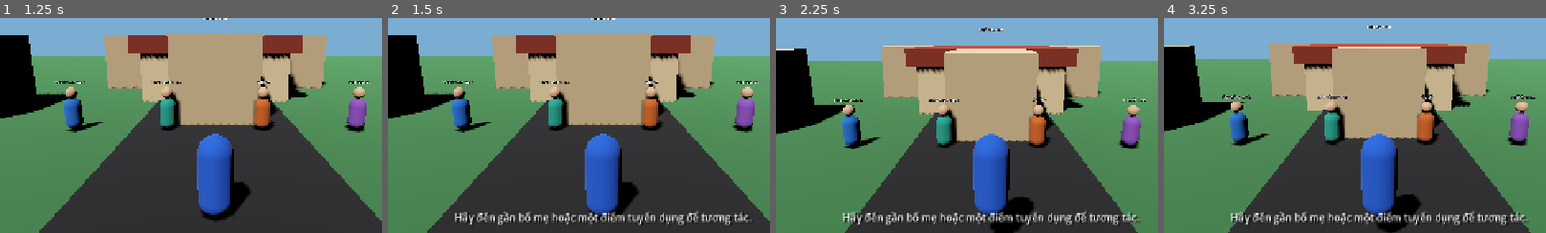
Above: before the commit, frames 1-4 (left to right).
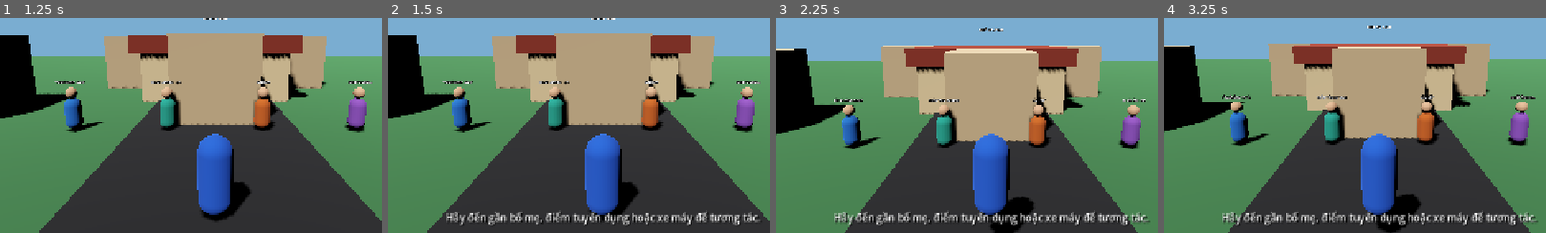
Above: after the commit, the same moments.

Repository: temu838655-dev/Vi-t-Nam-Du-L-ch
Game: Godot game, scene res://scenes/main.tscn
Same seed, same stepped clock (60 frames per second), same inputs: the game is played once before the commit and once after it.
Inputs:
- Up to frame 1 (1.25 s): click "BẮT ĐẦU HÀNH TRÌNH MỚI" at 0.5 s
- Up to frame 2 (1.5 s): click "TƯƠNG TÁC" at 1.25 s
- Up to frame 3 (2.25 s): click "NHẢY" at 2 s
- Up to frame 4 (3.25 s): click "NHẢY" at 2.75 s
The pictures show only the part of the screen within x 22-72%, y 30-80%; the shares and areas given below are measured in that part.

Frame 1 is identical in both runs. In frame 2, 2.6% of the frame differs, in the area x 15-98%, y 89-97%; in frame 3, 2.7%; in frame 4, 2.6%.

Commit message:
Add player motorbike riding controls

Diff:
--- a/Godot/scripts/player.gd
+++ b/Godot/scripts/player.gd
@@ -7,20 +7,23 @@
 @export var gravity: float = 22.0
 var camera_pivot: Node3D
 var camera: Camera3D
+var player_visual: MeshInstance3D
 var mobile_input := Vector2.ZERO
 var look_delta := Vector2.ZERO
+var current_vehicle: Node3D
 
 func _ready() -> void:
+	add_to_group("player")
 	var capsule := CapsuleMesh.new()
 	capsule.radius = 0.38
 	capsule.height = 1.8
-	var visual := MeshInstance3D.new()
-	visual.mesh = capsule
+	player_visual = MeshInstance3D.new()
+	player_visual.mesh = capsule
 	var mat := StandardMaterial3D.new()
 	mat.albedo_color = Color(0.12, 0.32, 0.75)
-	visual.material_override = mat
-	visual.position.y = 0.9
-	add_child(visual)
+	player_visual.material_override = mat
+	player_visual.position.y = 0.9
+	add_child(player_visual)
 	var collision := CollisionShape3D.new()
 	var shape := CapsuleShape3D.new()
 	shape.radius = 0.38
@@ -43,6 +46,36 @@
 func add_mobile_look(value: Vector2) -> void:
 	look_delta += value
 
+func enter_vehicle(vehicle: Node3D) -> String:
+	if is_instance_valid(current_vehicle):
+		return "Bạn đang sử dụng một phương tiện rồi."
+	if not is_instance_valid(vehicle) or global_position.distance_to(vehicle.global_position) > 4.0:
+		return "Hãy đến gần xe máy hơn."
+	current_vehicle = vehicle
+	velocity = Vector3.ZERO
+	player_visual.visible = false
+	camera_pivot.position.y = 1.4
+	camera.position = Vector3(0, 2.7, 7.0)
+	vehicle.call("set_rider", self)
+	return "Bạn đã lên xe máy. Dùng cần điều khiển bên trái để chạy, vuốt bên phải để xoay camera. Nhấn TƯƠNG TÁC để xuống xe."
+
+func exit_vehicle() -> String:
+	if not is_instance_valid(current_vehicle):
+		current_vehicle = null
+		return "Bạn hiện không ở trên xe."
+	var vehicle := current_vehicle
+	current_vehicle = null
+	vehicle.call("clear_rider")
+	global_position += global_transform.basis.x * 1.15
+	velocity = Vector3.ZERO
+	player_visual.visible = true
+	camera_pivot.position.y = 1.55
+	camera.position = Vector3(0, 2.2, 5.5)
+	return "Bạn đã xuống xe máy. Xe được giữ lại tại vị trí này."
+
+func is_riding_vehicle() -> bool:
+	return is_instance_valid(current_vehicle)
+
 func interact_nearby() -> void:
 	var closest: Node3D
 	var closest_distance := 3.8
@@ -58,19 +91,33 @@
 		GameState.save_game(global_position, rotation.y)
 		interaction_message.emit(message)
 	else:
-		interaction_message.emit("Hãy đến gần bố mẹ hoặc một điểm tuyển dụng để tương tác.")
+		interaction_message.emit("Hãy đến gần bố mẹ, điểm tuyển dụng hoặc xe máy để tương tác.")
 
 func _physics_process(delta: float) -> void:
 	var input := Input.get_vector("move_left", "move_right", "move_forward", "move_back")
 	if mobile_input.length() > 0.05:
 		input = mobile_input
-	var direction := (transform.basis * Vector3(input.x, 0, input.y)).normalized()
-	velocity.x = move_toward(velocity.x, direction.x * move_speed, acceleration * delta)
-	velocity.z = move_toward(velocity.z, direction.z * move_speed, acceleration * delta)
-	if not is_on_floor():
-		velocity.y -= gravity * delta
-	elif Input.is_action_just_pressed("jump"):
-		velocity.y = 6.0
+
+	if is_instance_valid(current_vehicle):
+		var throttle := -input.y
+		if absf(throttle) > 0.05:
+			rotate_y(-input.x * 1.65 * delta)
+		var bike_direction := -global_transform.basis.z * throttle
+		velocity.x = move_toward(velocity.x, bike_direction.x * 12.0, 26.0 * delta)
+		velocity.z = move_toward(velocity.z, bike_direction.z * 12.0, 26.0 * delta)
+		if not is_on_floor():
+			velocity.y -= gravity * delta
+		else:
+			velocity.y = 0.0
+	else:
+		var direction := (transform.basis * Vector3(input.x, 0, input.y)).normalized()
+		velocity.x = move_toward(velocity.x, direction.x * move_speed, acceleration * delta)
+		velocity.z = move_toward(velocity.z, direction.z * move_speed, acceleration * delta)
+		if not is_on_floor():
+			velocity.y -= gravity * delta
+		elif Input.is_action_just_pressed("jump"):
+			velocity.y = 6.0
+
 	move_and_slide()
 	if look_delta.length() > 0.0:
 		rotate_y(-look_delta.x * 0.004)
